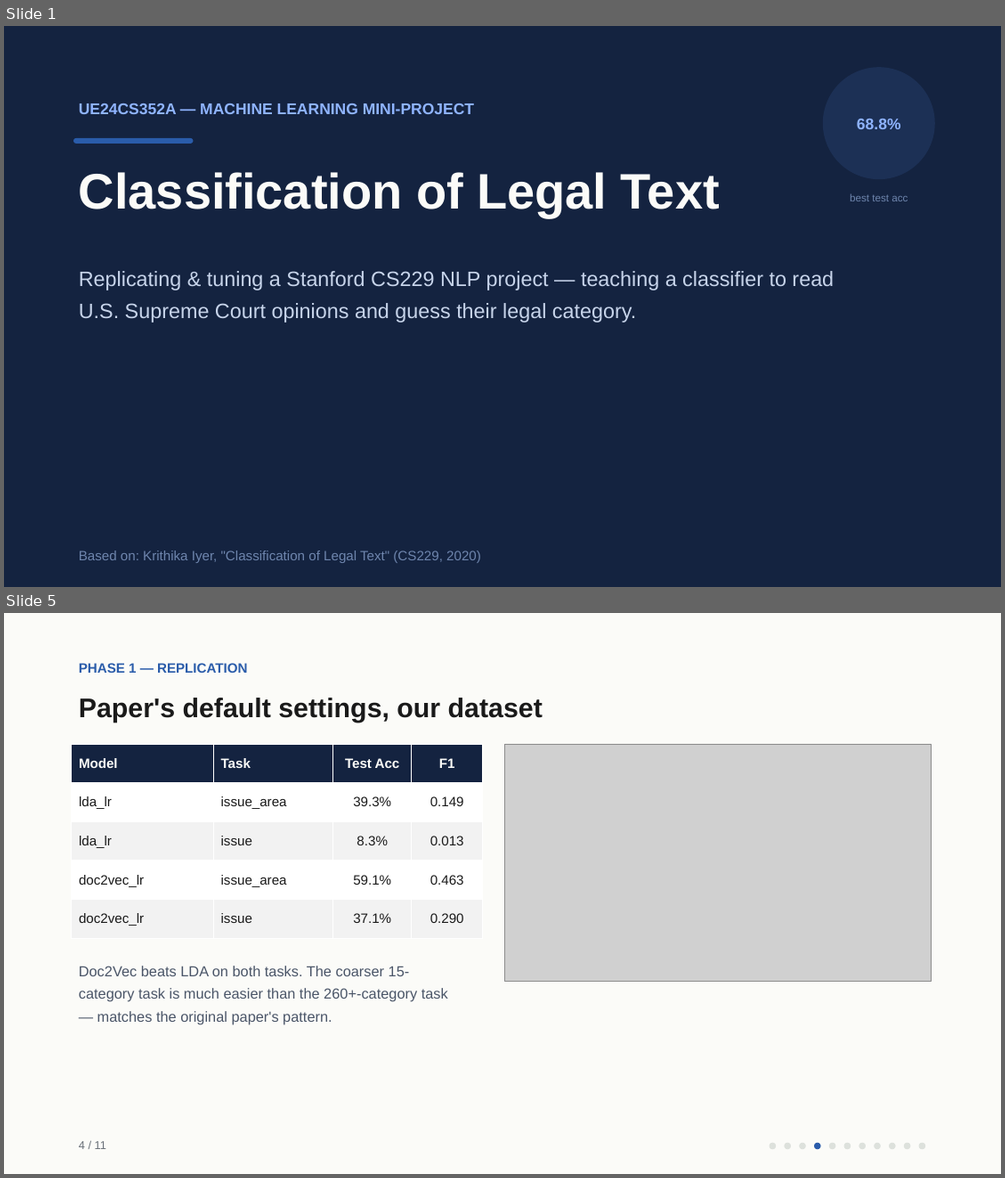
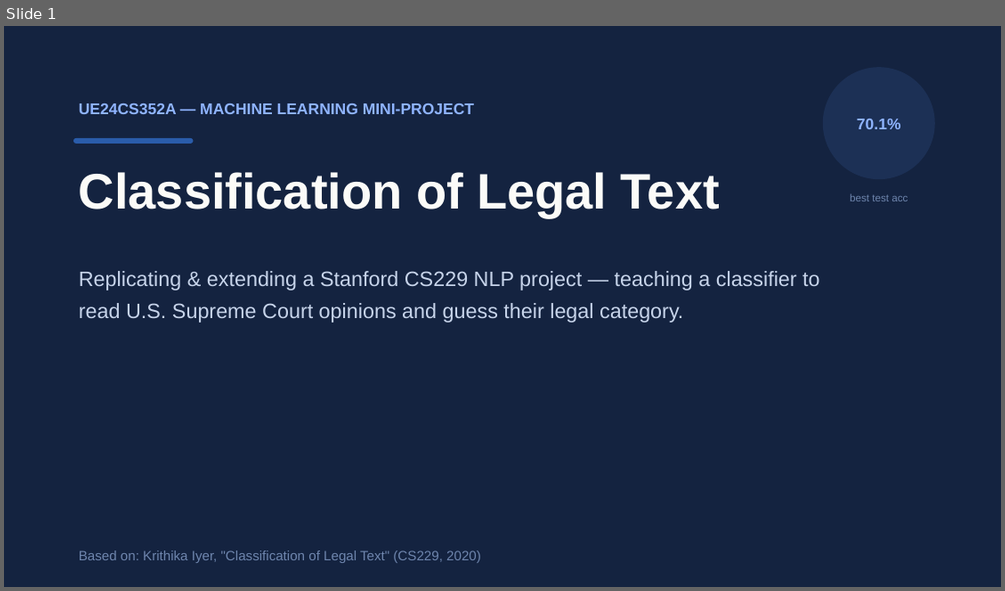
Before and after one commit to amogh-herle/ML-MINI-PROJECT, a slide deck: report/slides.pptx. Shown one above the other, each under a label of ours: slides 1 and 5 before the commit, slide 1 after it; the slides between them are not shown. The pictures are 1005x1178 and 1005x591 pixels, drawn with LibreOffice and Linux fonts; fonts in the diff are those of the drawing; grey boxes stand for pictures. Boxes give left, top, right and bottom in pixels: in the first picture for what was removed or moved away, otherwise in the second. Text is boxed around its words. In the diff, an @@ line names an element or a change of style, - is before the commit and + after.

```diff
--- a/report/slides.pptx
+++ b/report/slides.pptx
@@ slide 5 removed at (x1=4, y1=613, x2=1001, y2=1174), background #FFFFFF @@
@@ rectangle removed at (x1=4, y1=613, x2=1001, y2=1174) @@
@@ text removed at (x1=79, y1=663, x2=247, y2=673) @@
-PHASE 1 — REPLICATION
@@ text removed at (x1=79, y1=698, x2=542, y2=722) @@
-Paper's default settings, our dataset
@@ table removed at (x1=72, y1=744, x2=483, y2=938), 5 rows, 4 columns @@
-Model | Task | Test Acc | F1
-lda_lr | issue_area | 39.3% | 0.149
-lda_lr | issue | 8.3% | 0.013
-doc2vec_lr | issue_area | 59.1% | 0.463
-doc2vec_lr | issue | 37.1% | 0.290
@@ picture removed at (x1=505, y1=744, x2=931, y2=981) @@
@@ text removed at (x1=79, y1=965, x2=448, y2=1025) @@
-Doc2Vec beats LDA on both tasks. The coarser 15-category task is much easier than the 260+-category task — matches the original paper's pattern.
@@ text removed at (x1=79, y1=1141, x2=106, y2=1149) @@
-4 / 11
@@ ellipse removed at (x1=769, y1=1143, x2=776, y2=1149) @@
@@ ellipse removed at (x1=784, y1=1143, x2=791, y2=1149) @@
@@ ellipse removed at (x1=799, y1=1143, x2=806, y2=1149) @@
@@ ellipse removed at (x1=814, y1=1143, x2=821, y2=1149) @@
@@ ellipse removed at (x1=829, y1=1143, x2=835, y2=1149) @@
@@ ellipse removed at (x1=844, y1=1143, x2=850, y2=1149) @@
@@ ellipse removed at (x1=858, y1=1143, x2=866, y2=1149) @@
@@ ellipse removed at (x1=874, y1=1143, x2=881, y2=1149) @@
@@ ellipse removed at (x1=889, y1=1143, x2=896, y2=1149) @@
@@ ellipse removed at (x1=904, y1=1143, x2=910, y2=1149) @@
@@ ellipse removed at (x1=919, y1=1143, x2=925, y2=1149) @@
@@ slide 1 changed as well @@
@@ text in ellipse at (x1=857, y1=119, x2=901, y2=129): text changed @@
-68.8%
+70.1%
@@ text at (x1=79, y1=271, x2=819, y2=322): text changed @@
-Replicating & tuning a Stanford CS229 NLP project — teaching a classifier to read U.S. Supreme Court opinions and guess their legal category.
+Replicating & extending a Stanford CS229 NLP project — teaching a classifier to read U.S. Supreme Court opinions and guess their legal category.
```
Also in this commit, not shown: 7 other slides changed, 7 slides added, 3 other slides removed, 37 other files.
